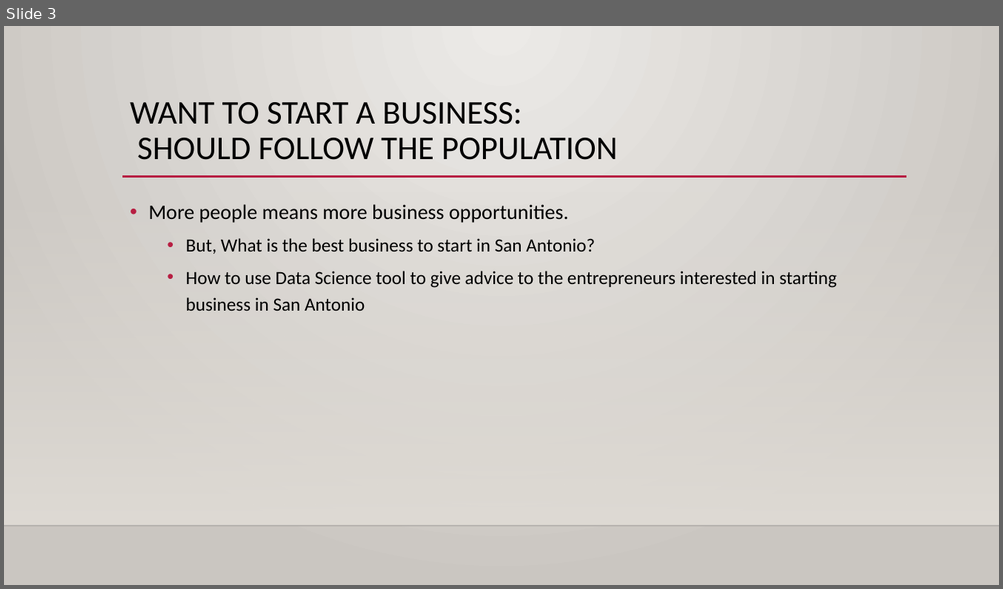
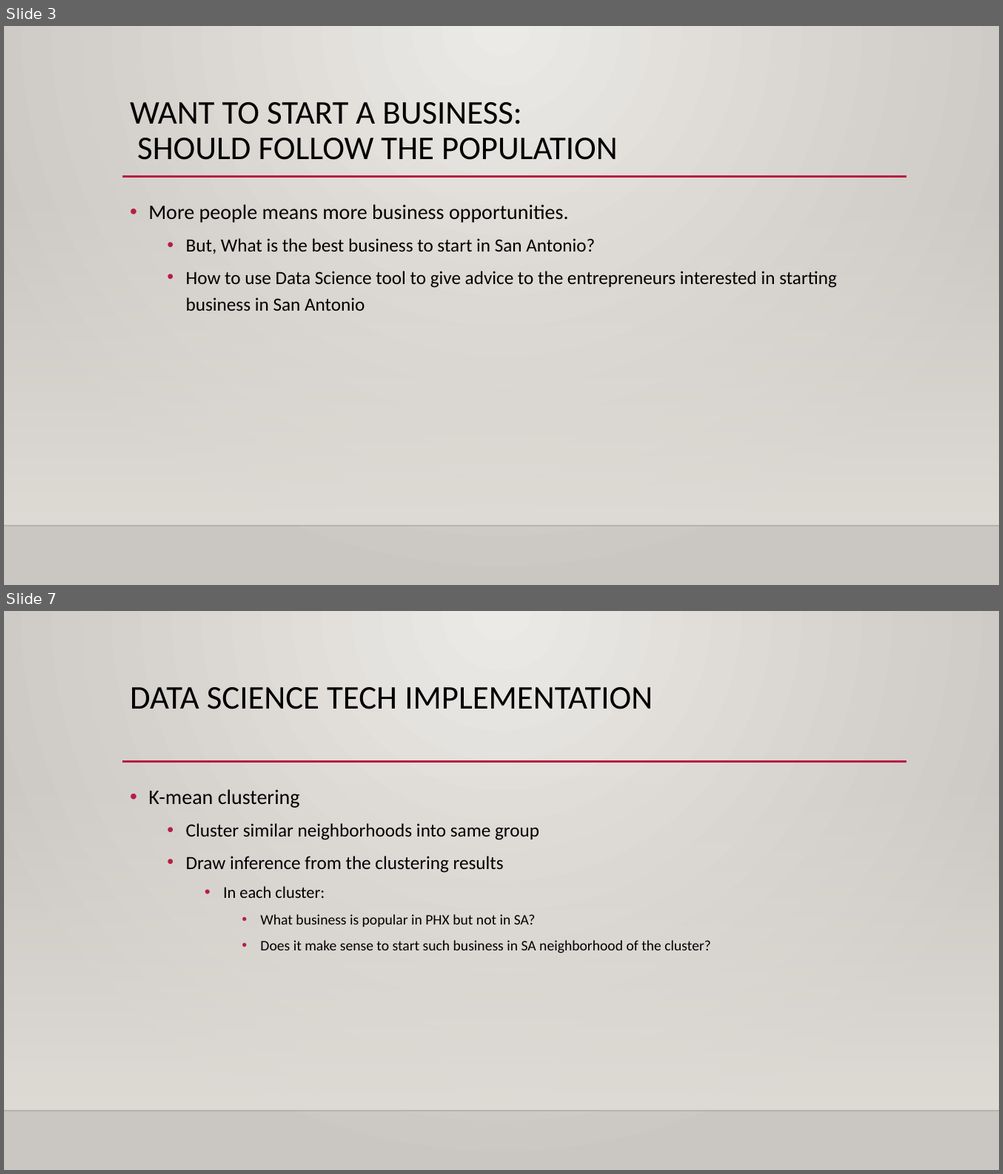
Before and after one commit to cinderjohn/IBMCapStone, a slide deck: The Final Report.pptx. Shown one above the other, each under a label of ours: slide 3 before the commit, slides 3 and 7 after it; the slides between them are not shown. The pictures are 1003x589 and 1003x1174 pixels, drawn with LibreOffice and Linux fonts; fonts in the diff are those of the drawing; background and template pictures are left out. Boxes give left, top, right and bottom in pixels: in the first picture for what was removed or moved away, otherwise in the second. Text is boxed around its words. In the diff, an @@ line names an element or a change of style, - is before the commit and + after.

```diff
--- a/The Final Report.pptx
+++ b/The Final Report.pptx
@@ slide 7 added at box(4, 611, 999, 1170), background gradient #ECEAE7 to #CAC7C1; not listed: 3 template elements that a slide beside it also shows @@
@@ title added at box(130, 687, 652, 709), 32 pt, text #000000 @@
+DATA SCIENCE TECH IMPLEMENTATION
@@ text added at box(148, 789, 711, 954), 14 pt, text #000000 @@
+• K-mean clustering
+  • Cluster similar neighborhoods into same group
+  • Draw inference from the clustering results
+    • In each cluster:
+      • What business is popular in PHX but not in SA?
+      • Does it make sense to start such business in SA neighborhood of the cluster?
```
Also in this commit, not shown: 4 slides changed, 2 other slides added, 2 other files.
